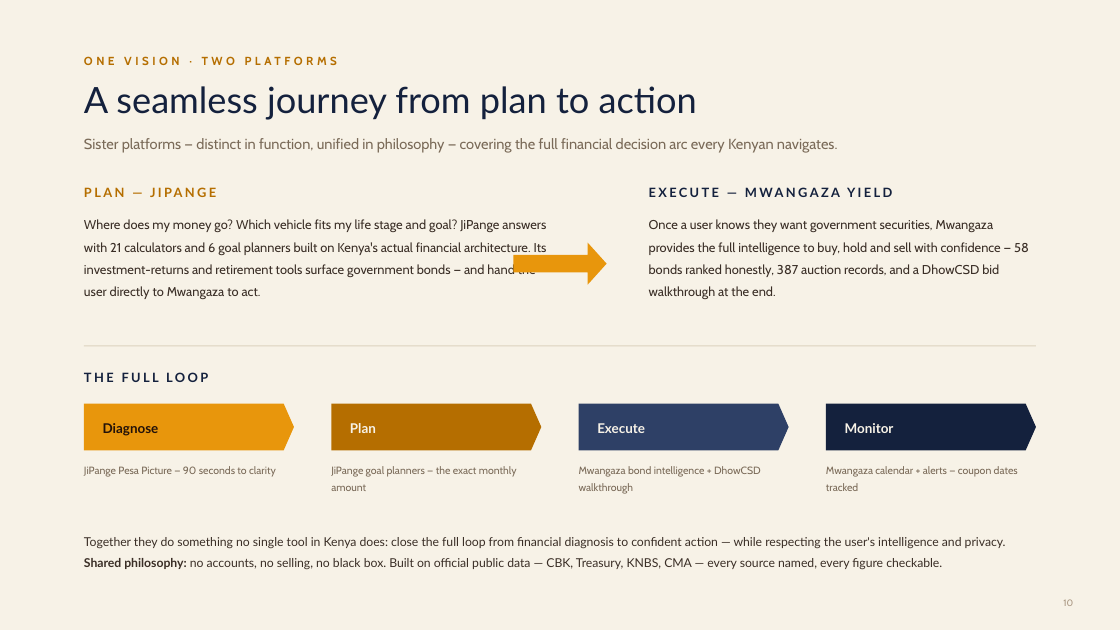
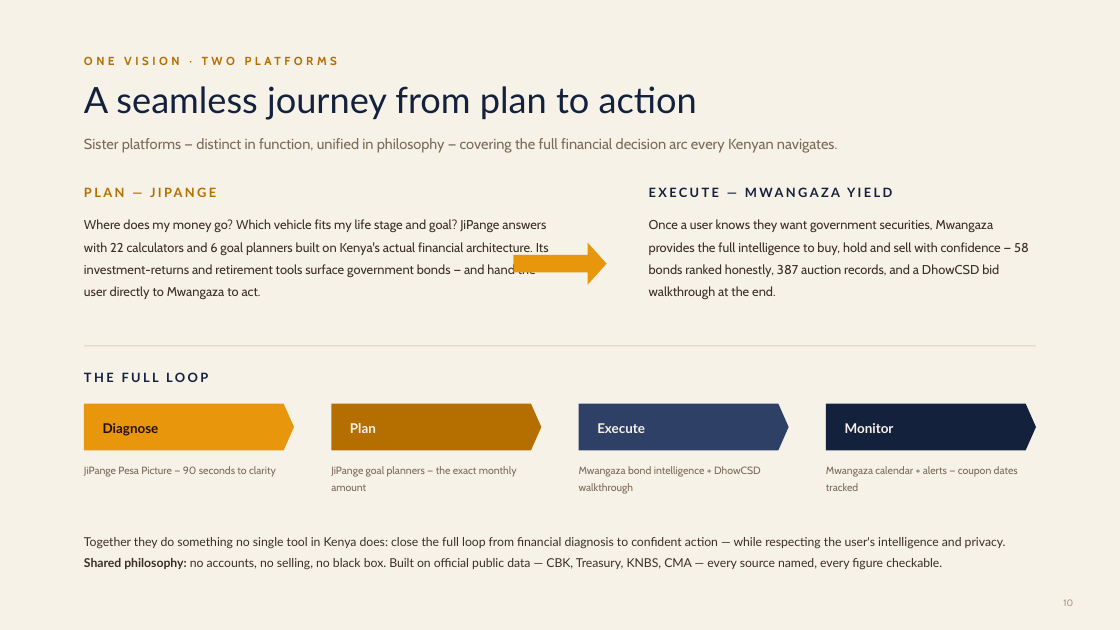
Before and after one commit to PapaDanico/JiPange, a slide deck: slide 10 of web/public/partners/jipange-mwangaza-partnership-deck.pptx. Drawn at 1120x630 pixels with LibreOffice and Linux fonts; fonts in the diff are those of the drawing. Boxes give left, top, right and bottom in pixels: in the first picture for what was removed or moved away, otherwise in the second. Text is boxed around its words. In the diff, an @@ line names an element or a change of style, - is before the commit and + after.

```diff
--- a/web/public/partners/jipange-mwangaza-partnership-deck.pptx
+++ b/web/public/partners/jipange-mwangaza-partnership-deck.pptx
@@ text at (x1=84, y1=219, x2=549, y2=299): text changed @@
-Where does my money go? Which vehicle fits my life stage and goal? JiPange answers with 21 calculators and 6 goal planners built on Kenya's actual financial architecture. Its investment-returns and retirement tools surface government bonds — and hand the user directly to Mwangaza to act.
+Where does my money go? Which vehicle fits my life stage and goal? JiPange answers with 22 calculators and 6 goal planners built on Kenya's actual financial architecture. Its investment-returns and retirement tools surface government bonds — and hand the user directly to Mwangaza to act.
```
Also in this commit, not shown: 5 other slides changed, 17 other files.
